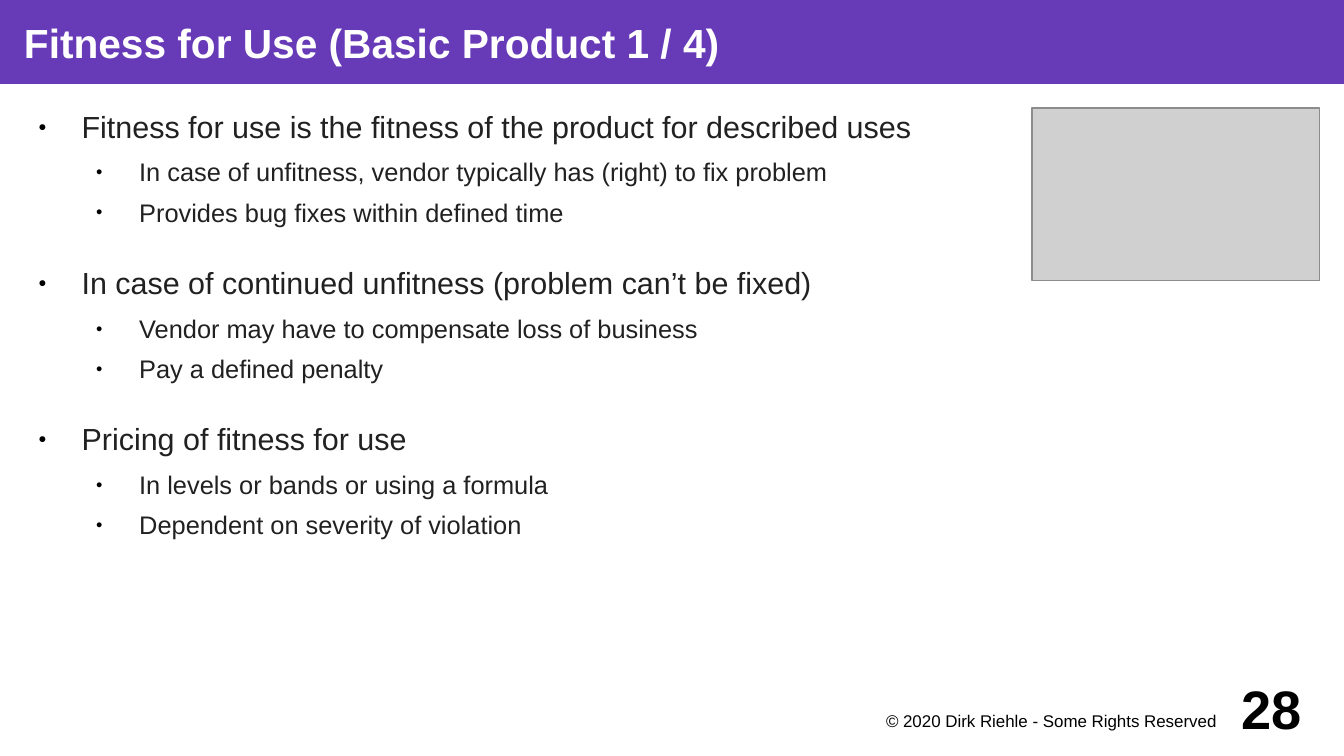
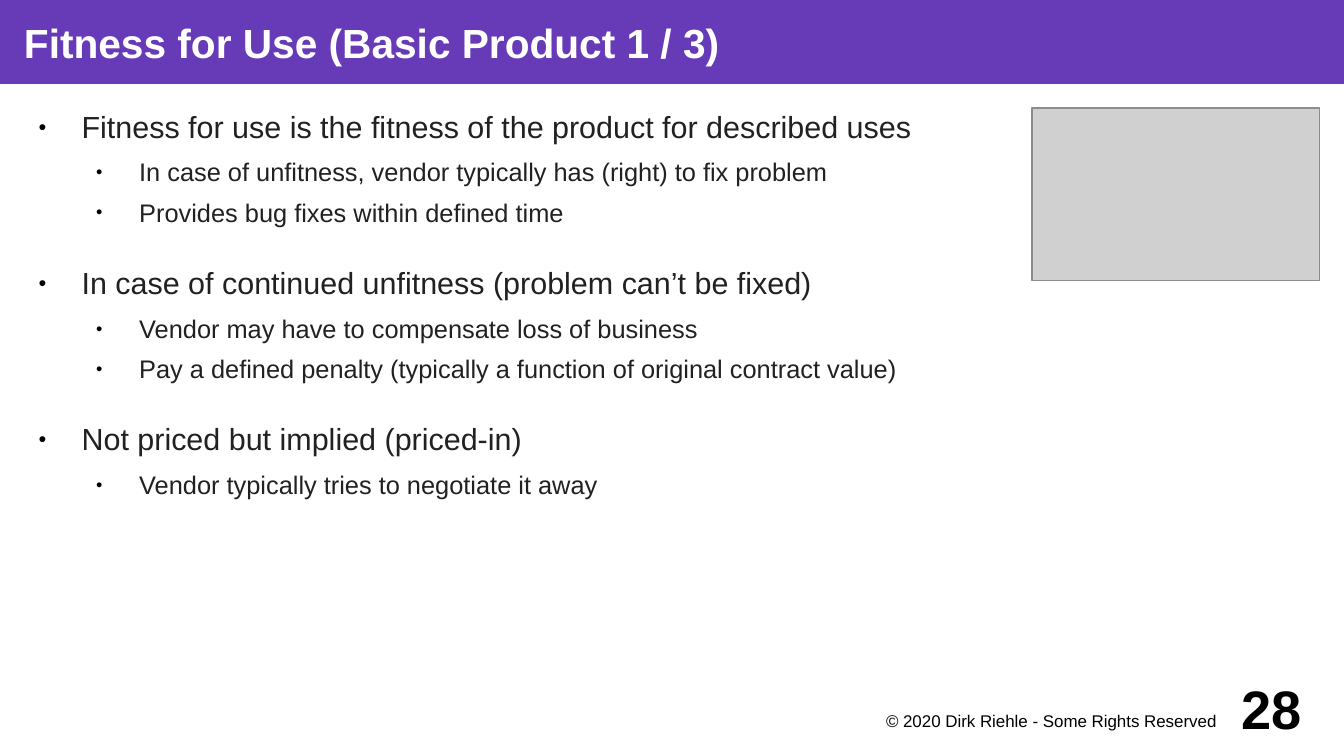
Before and after one commit to dirkriehle/coss-course, a slide deck: slide 28 of Lecture slides/COSS B02 - Software Products.odp. Drawn at 1344x756 pixels with LibreOffice and Linux fonts; fonts in the diff are those of the drawing; grey boxes stand for pictures. Boxes give left, top, right and bottom in pixels: in the first picture for what was removed or moved away, otherwise in the second. Text is boxed around its words. In the diff, an @@ line names an element or a change of style, - is before the commit and + after.

Commit message:
Revised vendor slides, mostly.

```diff
--- a/Lecture slides/COSS B02 - Software Products.odp
+++ b/Lecture slides/COSS B02 - Software Products.odp
@@ title at <box>24,28,719,65</box>: text changed @@
-Fitness for Use (Basic Product 1 / 4)
+Fitness for Use (Basic Product 1 / 3)
@@ text at <box>82,359,896,500</box>: text changed @@
-  ● Pay a defined penalty
-● Pricing of fitness for use
-  ● In levels or bands or using a formula
-  ● Dependent on severity of violation
+  ● Pay a defined penalty (typically a function of original contract value)
+● Not priced but implied (priced-in)
+  ● Vendor typically tries to negotiate it away
```
Also in this commit, not shown: 12 other slides changed, 1 slide removed, 5 other files.
